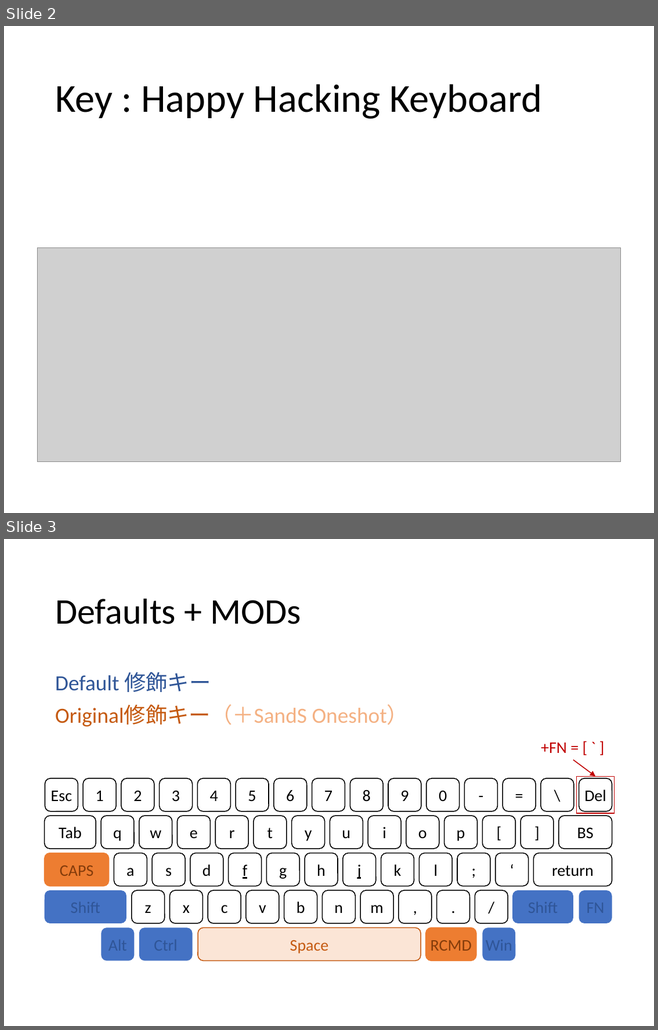
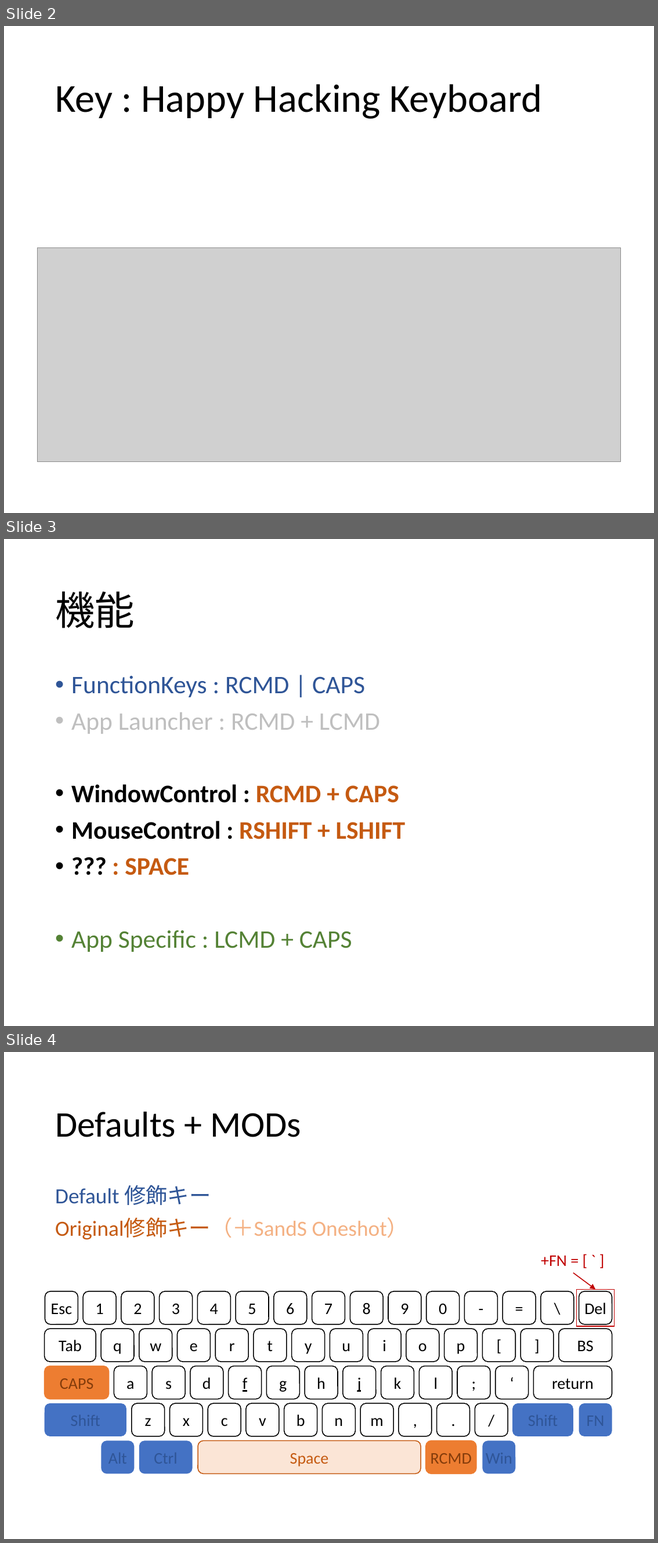
Before and after one commit to ittooo66/myAHK, a slide deck: MANUAL.pptx. Shown one above the other, each under a label of ours: slides 2 and 3 before the commit, slides 2, 3 and 4 after it. The pictures are 658x1030 and 658x1543 pixels, drawn with LibreOffice and Linux fonts; fonts in the diff are those of the drawing; grey boxes stand for pictures. Boxes give left, top, right and bottom in pixels: in the first picture for what was removed or moved away, otherwise in the second. Text is boxed around its words. In the diff, an @@ line names an element or a change of style, - is before the commit and + after.

```diff
--- a/MANUAL.pptx
+++ b/MANUAL.pptx
@@ slide 3 added at (4,539,654,1026), background #FFFFFF @@
@@ title added at (55,591,134,628), 44 pt, text #000000 @@
+機能
@@ text added at (71,676,405,952), 28 pt, text #000000 @@
+• FunctionKeys : RCMD | CAPS
+• App Launcher : RCMD + LCMD
+• WindowControl : RCMD + CAPS
+• MouseControl : RSHIFT + LSHIFT
+• ??? : SPACE
+• App Specific : LCMD + CAPS
@@ what was slide 3 is now slide 4 @@
```
Also in this commit, not shown: 5 slides changed.
